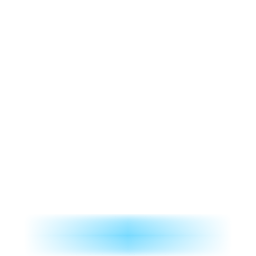
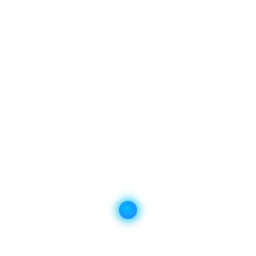
Layer changes from the first 256 x 256 image to the second:
added layer "selected_fg" above "selected_fg #1" over [119, 201, 137, 219]
added layer "selected_fg #1" above "selected_bg" over [102, 188, 154, 233]
renamed "Scapce #3" to "selected_bg", hid it over [25, 214, 231, 256]
